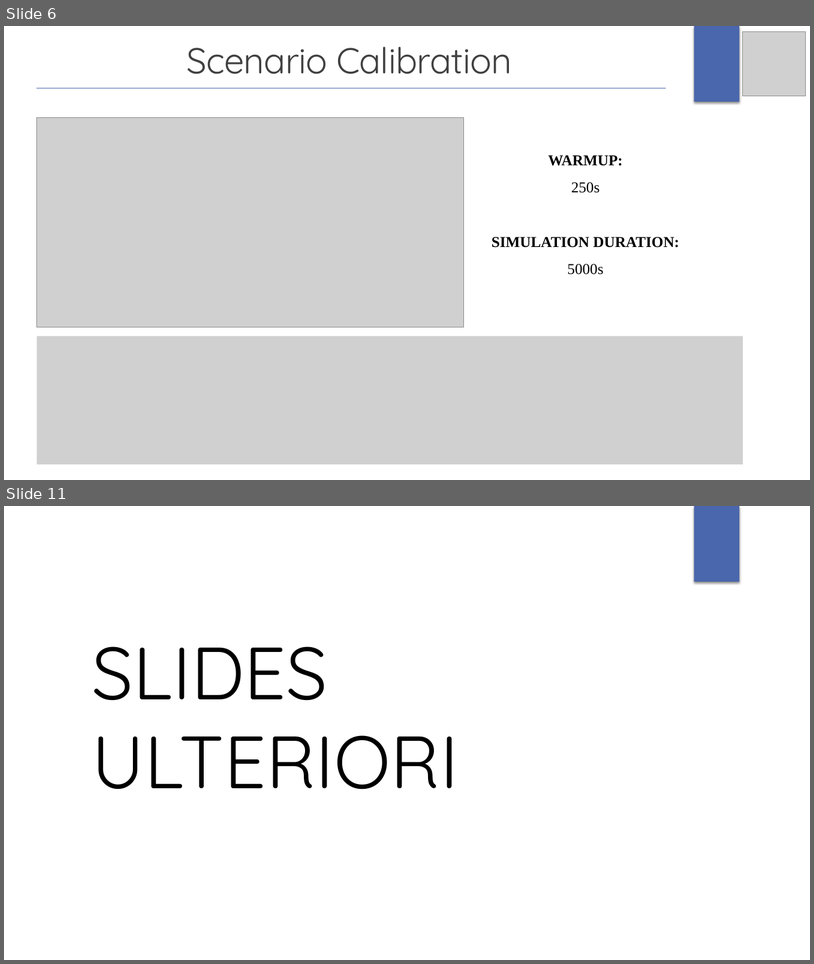
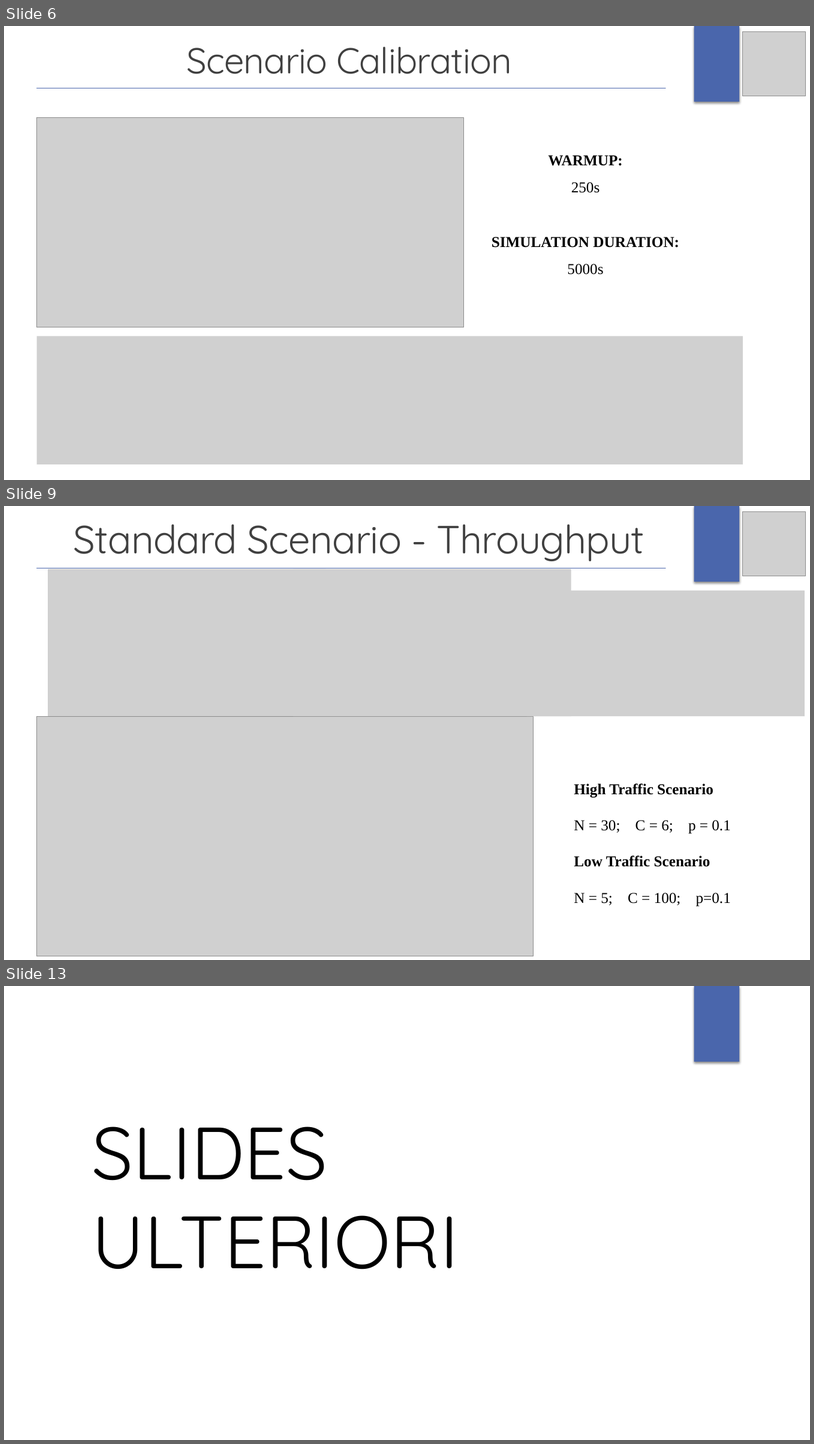
Before and after one commit to gerti98/PerformanceEvaluationGroupProject, a slide deck: Project Presentation/ProjectPresentation.pptx. Shown one above the other, each under a label of ours: slides 6 and 11 before the commit, slides 6, 9 and 13 after it; the slides between them are not shown. The pictures are 814x964 and 814x1444 pixels, drawn with LibreOffice and Linux fonts; fonts in the diff are those of the drawing; grey boxes stand for pictures. Boxes give left, top, right and bottom in pixels: in the first picture for what was removed or moved away, otherwise in the second. Text is boxed around its words. In the diff, an @@ line names an element or a change of style, - is before the commit and + after.

```diff
--- a/Project Presentation/ProjectPresentation.pptx
+++ b/Project Presentation/ProjectPresentation.pptx
@@ slide 9 added at (4, 506, 810, 960), background #FFFFFF; not listed: 1 template element that a slide beside it also shows @@
@@ picture added at (743, 511, 806, 576) @@
@@ text added at (74, 524, 645, 561), 46.8 pt, text #404040 @@
+Standard Scenario - Throughput
@@ line added from (36, 568) to (666, 568), #4A66AC 0.75 pt @@
@@ picture added at (48, 569, 326, 716) @@
@@ picture added at (294, 569, 572, 716) @@
@@ picture added at (527, 590, 806, 716) @@
@@ picture added at (36, 716, 533, 956) @@
@@ text added at (574, 783, 731, 906), 18 pt, text #000000, bold @@
+High Traffic Scenario
+N = 30; C = 6; p = 0.1
+Low Traffic Scenario
+N = 5; C = 100; p=0.1
@@ what was slide 11 is now slide 13 @@
```
Also in this commit, not shown: 5 slides changed, 9 other slides added, 2 slides removed, 15 other files.
